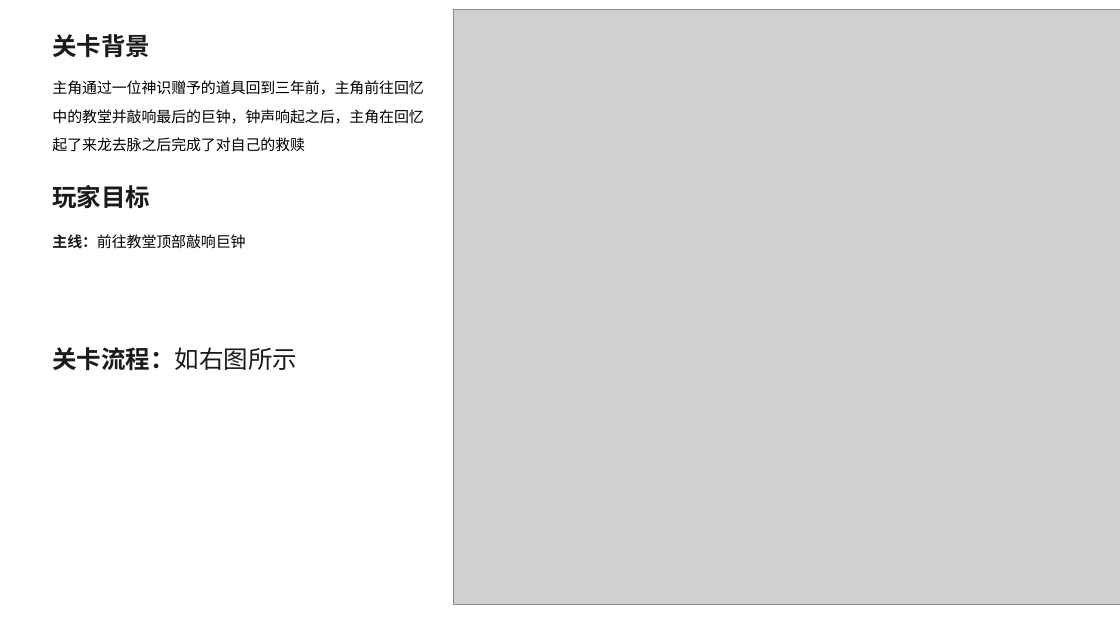
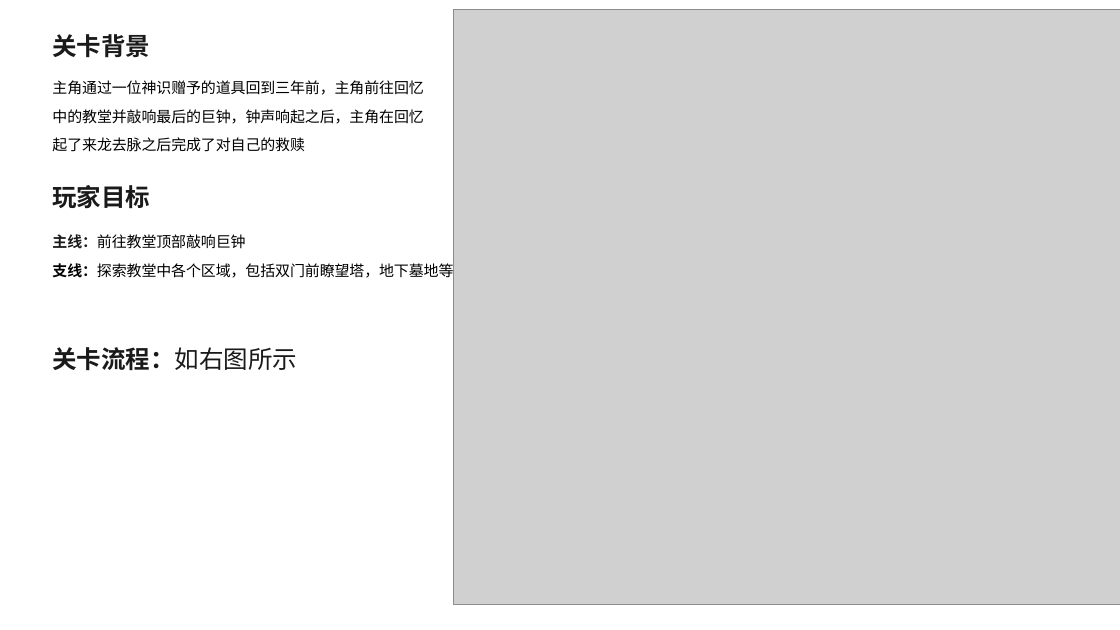
Before and after one commit to alleycorn/Personal_Level_Design, a slide deck: slide 2 of 关卡设计文档 .pptx. Drawn at 1120x630 pixels with LibreOffice and Linux fonts; fonts in the diff are those of the drawing; grey boxes stand for pictures. Boxes give left, top, right and bottom in pixels: in the first picture for what was removed or moved away, otherwise in the second. Text is boxed around its words. In the diff, an @@ line names an element or a change of style, - is before the commit and + after.

```diff
--- a/关卡设计文档 .pptx
+++ b/关卡设计文档 .pptx
@@ text at box(52, 263, 453, 278): paragraph added @@
+支线：探索教堂中各个区域，包括双门前瞭望塔，地下墓地等
```
